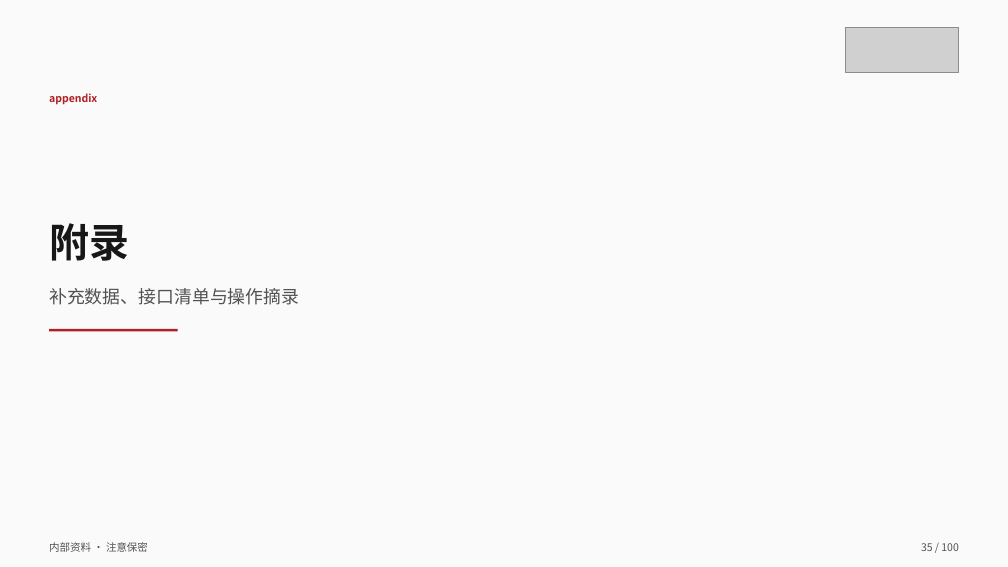
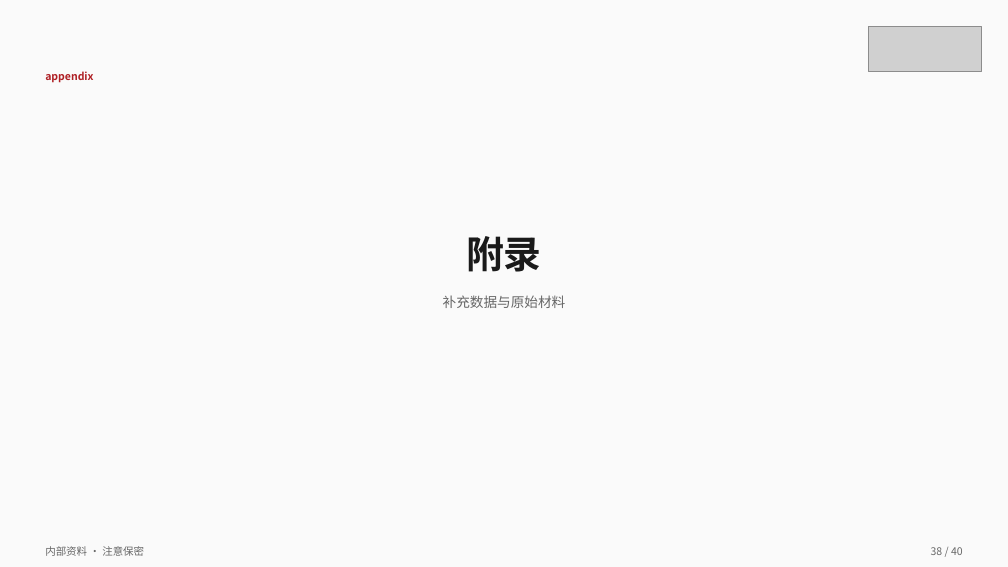
Before and after one commit to tao66175545-boop/sugon-cloud-skillui, a slide deck: slide 38 of skills/sugon-ppt-template/examples/sample-deck.pptx (slide 35 before the commit). Drawn at 1008x567 pixels with LibreOffice and Linux fonts; fonts in the diff are those of the drawing; grey boxes stand for pictures. Boxes give left, top, right and bottom in pixels: in the first picture for what was removed or moved away, otherwise in the second. Text is boxed around its words. In the diff, an @@ line names an element or a change of style, - is before the commit and + after.

Commit message:
feat(ppt): P0 redesign — theme tokens, layoutCards, ≤40 masters (0.4.5)
Implement 高级PPT设计专家 P0: freeze theme.mjs, fix contrast, parameterize
cards, restrain brand red, converge sample deck from 100 to 40 masters.

```diff
--- a/skills/sugon-ppt-template/examples/sample-deck.pptx
+++ b/skills/sugon-ppt-template/examples/sample-deck.pptx
@@ picture: place and size @@
-picture at bbox=[845, 27, 959, 73]
+picture at bbox=[868, 26, 982, 72]
@@ text "appendix": place and size @@
-text "appendix" at bbox=[49, 93, 97, 105]
+text "appendix" at bbox=[45, 71, 93, 83]
@@ text "附录": place and size @@
-text "附录" at bbox=[49, 223, 129, 261]
+text "附录" at bbox=[466, 236, 542, 272]
@@ text "附录" at bbox=[466, 236, 542, 272]: size 38 to 36 pt, text colour #171717 to #1A1A1A; alignment left to centre @@
@@ text at bbox=[443, 295, 566, 308]: text changed; size 17 to 13 pt; text colour #525252 to #666666 @@
-补充数据、接口清单与操作摘录
+补充数据与原始材料
@@ rectangle removed at bbox=[49, 329, 178, 332] @@
@@ text "内部资料 · 注意保密" at bbox=[45, 546, 144, 556]: text colour #525252 to #666666 @@
@@ text removed at bbox=[921, 543, 958, 551] @@
-35 / 100
@@ text added at bbox=[931, 547, 963, 555], 10 pt, text #666666 @@
+38 / 40
```
Also in this commit, not shown: 8 other slides changed, 31 slides added, 91 slides removed, 20 other files.
